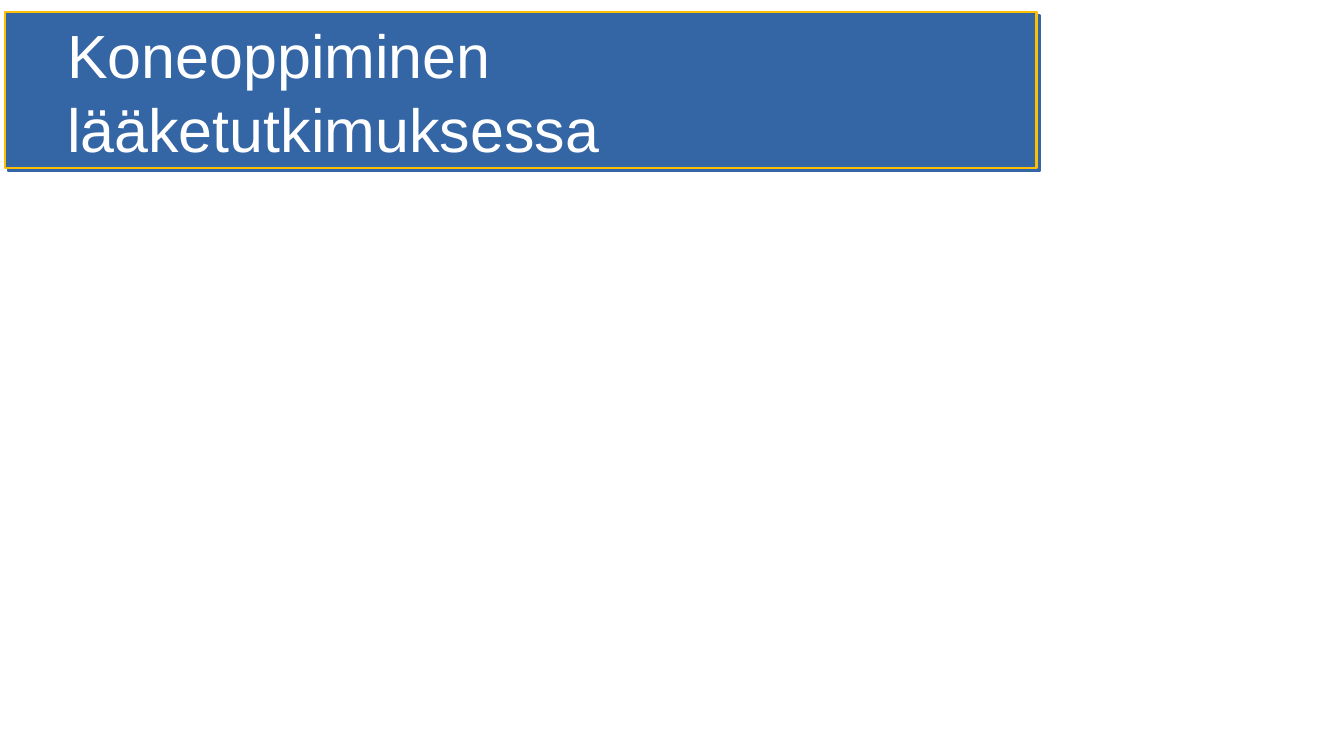
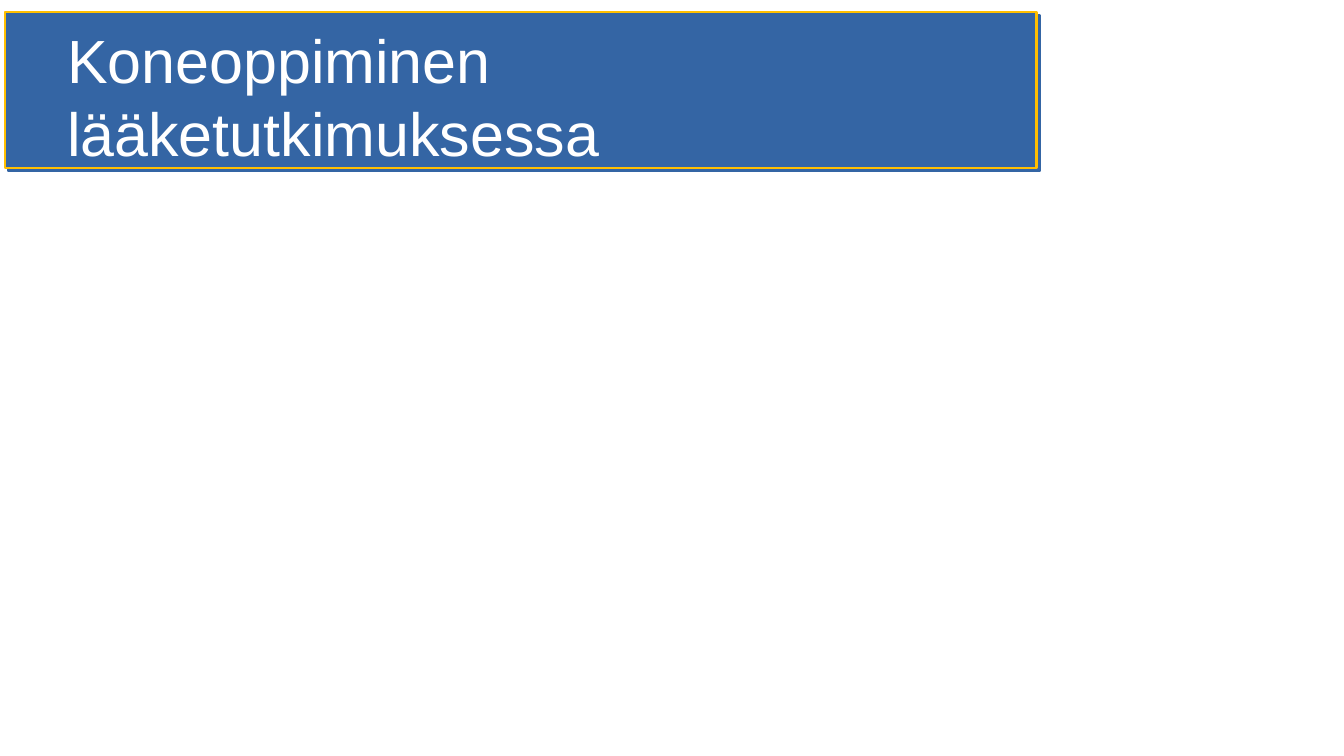
Before and after one commit to HegePI/kanditutkielma, a slide deck: slide 1 of esitelmä.odp. Drawn at 1344x756 pixels with LibreOffice and Linux fonts; fonts in the diff are those of the drawing. Boxes give left, top, right and bottom in pixels: in the first picture for what was removed or moved away, otherwise in the second. Text is boxed around its words. In the diff, an @@ line names an element or a change of style, - is before the commit and + after.

```diff
--- a/esitelmä.odp
+++ b/esitelmä.odp
@@ title "Koneoppiminen lääketutkimuksessa" rewrapped from bbox=[67, 34, 599, 153] to bbox=[67, 39, 599, 168] @@
```
Also in this commit, not shown: 2 other slides changed, 7 slides added, 9 slides removed, 5 other files.
